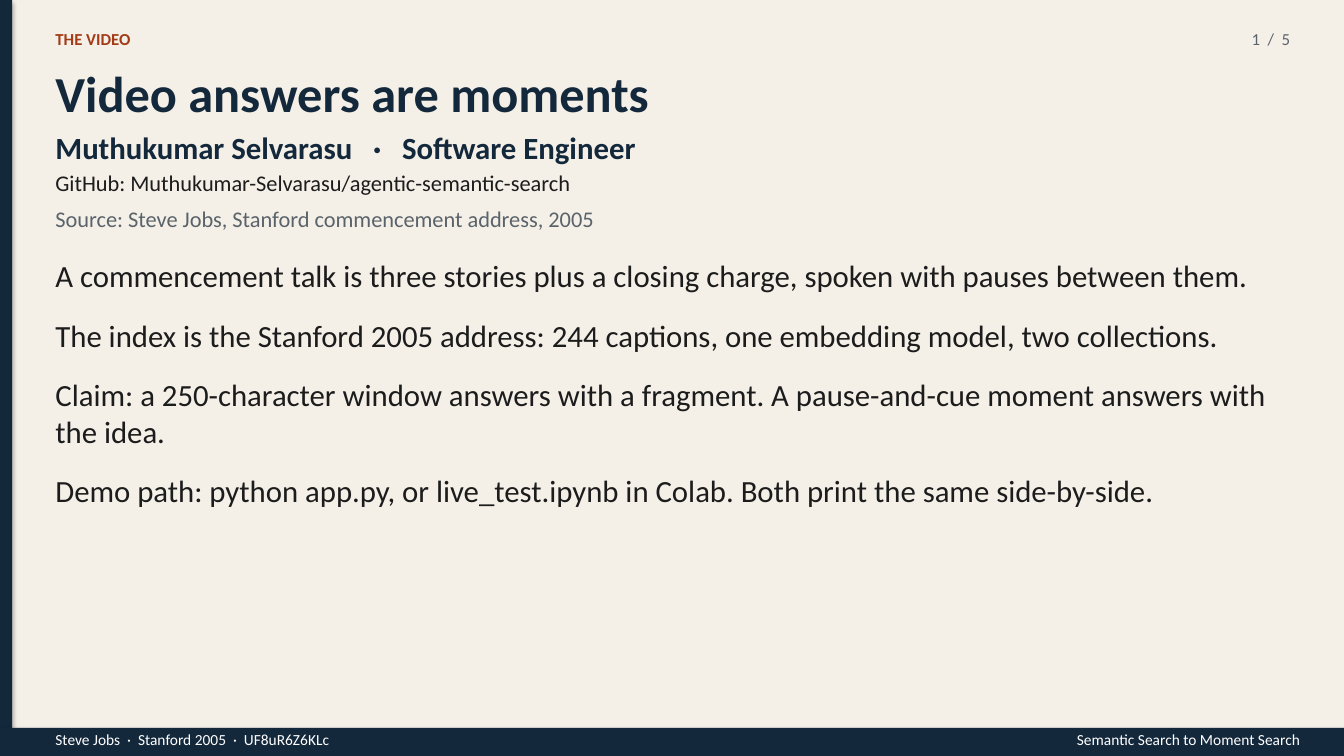
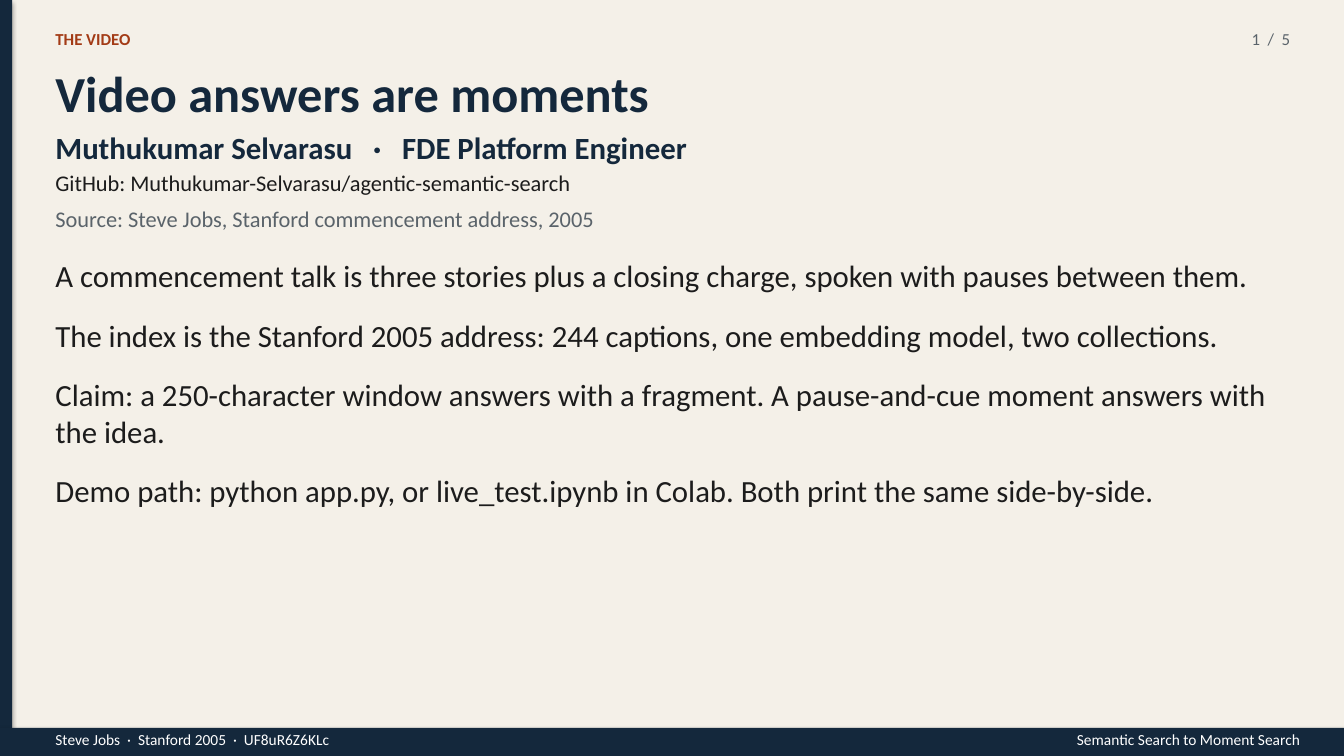
Before and after one commit to Muthukumar-Selvarasu/agentic-semantic-search, a slide deck: slide 1 of Semantic-Search-to-Moment-Search.pptx. Drawn at 1344x756 pixels with LibreOffice and Linux fonts; fonts in the diff are those of the drawing. Boxes give left, top, right and bottom in pixels: in the first picture for what was removed or moved away, otherwise in the second. Text is boxed around its words. In the diff, an @@ line names an element or a change of style, - is before the commit and + after.

```diff
--- a/Semantic-Search-to-Moment-Search.pptx
+++ b/Semantic-Search-to-Moment-Search.pptx
@@ text at [55, 137, 687, 165]: text changed @@
-Muthukumar Selvarasu · Software Engineer
+Muthukumar Selvarasu · FDE Platform Engineer
```
Also in this commit, not shown: 1 other slide changed, 1 other file.
